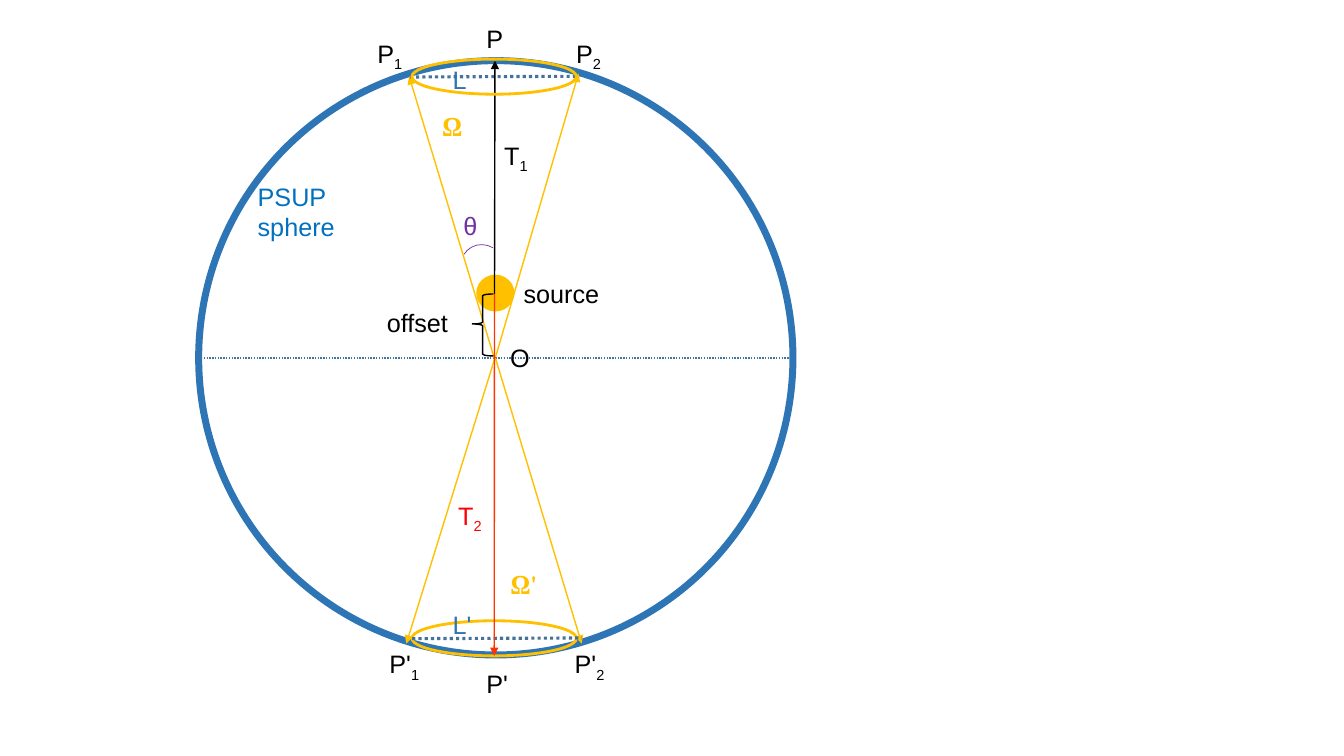
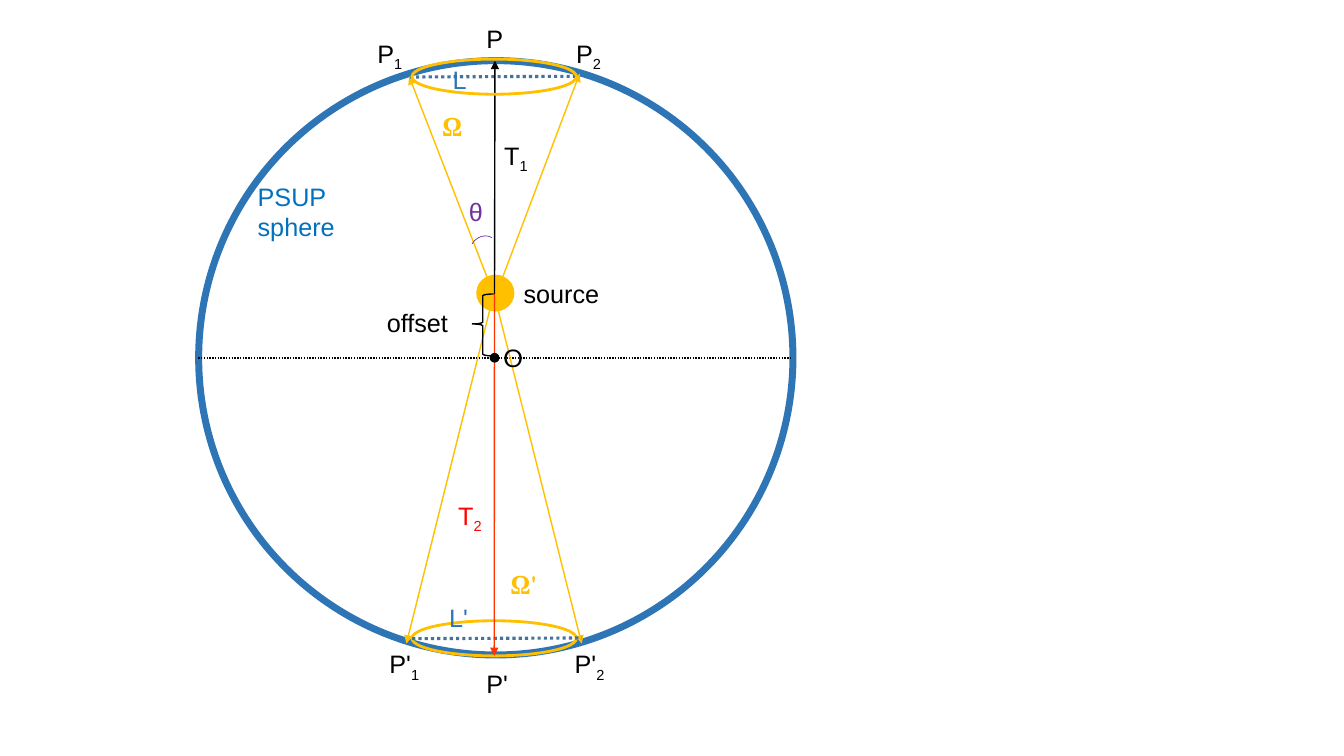
Before and after one commit to jhualberta/thesis, a slide deck: slide 1 of timeOfFlight.pptx. Drawn at 1344x756 pixels with LibreOffice and Linux fonts; fonts in the diff are those of the drawing. Boxes give left, top, right and bottom in pixels: in the first picture for what was removed or moved away, otherwise in the second. Text is boxed around its words. In the diff, an @@ line names an element or a change of style, - is before the commit and + after.

```diff
--- a/timeOfFlight.pptx
+++ b/timeOfFlight.pptx
@@ arrow moved from (495, 360) - (409, 77) to (494, 294) - (409, 77) @@
@@ arrow moved from (496, 357) - (579, 74) to (496, 294) - (580, 74) @@
@@ text "θ": place and size @@
-text "θ" at [463, 216, 477, 236]
+text "θ" at [469, 202, 483, 222]
@@ arc (boxed as its full ellipse): place and size @@
-arc (boxed as its full ellipse) at [453, 237, 511, 294]
+arc (boxed as its full ellipse) at [464, 231, 504, 272]
@@ arrow moved from (495, 358) - (406, 644) to (494, 293) - (406, 644) @@
@@ arrow moved from (495, 358) - (582, 644) to (494, 293) - (582, 644) @@
@@ line (199, 358) - (792, 358): stroke #43739E 1 pt dashed to #000000 1 pt dashed @@
@@ ellipse added at [491, 354, 499, 362], fill #000000, outline #000000 1 pt @@
@@ text "O" rewrapped from [510, 349, 530, 368] to [503, 347, 523, 373] @@
@@ text "L'" rewrapped from [453, 616, 472, 640] to [449, 609, 468, 627] @@
```
Also in this commit, not shown: 41 other files.
